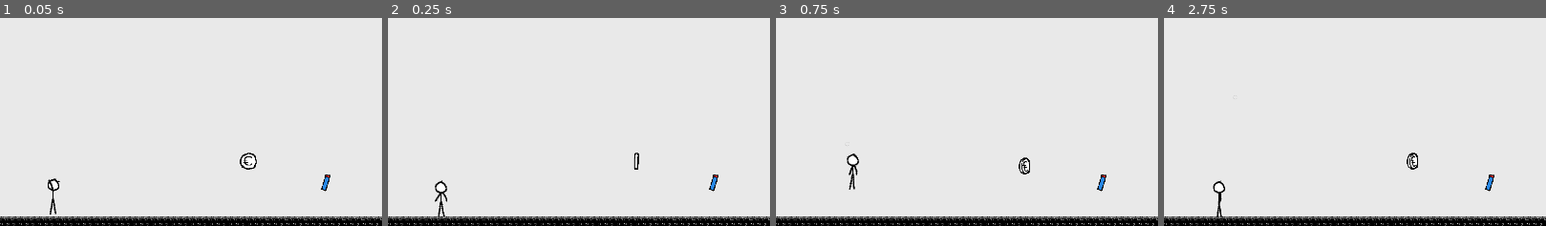
Above: before the commit, frames 1-4 (left to right).
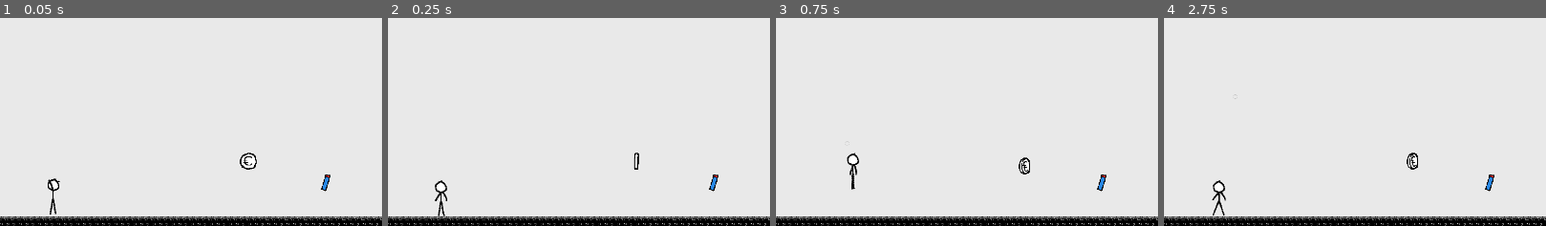
Above: after the commit, the same moments.

Repository: dennis-jung/ggj2025
Game: Godot game, scene res://scenes/tileset_test/game.tscn
Two runs of this game, one before a commit and one after it. Both use one fixed random seed, a clock stepped at 60 frames per second and the inputs below.
Inputs (mouse positions are % of the whole screen's width and height, from its top left):
- Up to frame 1 (0.05 s): no input
- Up to frame 2 (0.25 s): no input
- Up to frame 3 (0.75 s): tap Enter (ui_accept) at 0.5 s; move the mouse to (72, 43) at 0.52 s; hold Right (ui_right) from 0.53 s (still down); tap B (create_bubble) at 0.6 s; click (72, 43) at 0.67 s
- Up to frame 4 (2.75 s): tap Enter (ui_accept) at 0.77 s; release Right (ui_right) at 1.25 s; drag from (30, 54) to (9, 75) at 1.27 s; move the mouse to (60, 26) at 2.02 s; hold Left (ui_left) from 2.03 s (still down); tap U at 2.1 s
The pictures show only the part of the screen within x 0-50%, y 50-100%; the shares and areas given below are measured in that part.

Frame 1 is identical in both runs. In frame 2, 0.1% of the frame differs, in the area x 12-16%, y 77-96%; in frame 3, 0.2%; in frame 4, 0.3%, in the area x 12-19%, y 36-96%.

Commit message:
Update sticky.tscn

Diff:
--- a/scenes/sticky/sticky.tscn
+++ b/scenes/sticky/sticky.tscn
@@ -9,7 +9,7 @@
 
 [sub_resource type="CapsuleShape2D" id="CapsuleShape2D_iowla"]
 radius = 13.0
-height = 84.0
+height = 72.0
 
 [sub_resource type="Animation" id="Animation_m2bi7"]
 length = 0.001
@@ -341,6 +341,7 @@
 
 [sub_resource type="Animation" id="Animation_mnddb"]
 resource_name = "walk"
+length = 0.6
 loop_mode = 1
 tracks/0/type = "value"
 tracks/0/imported = false
@@ -349,10 +350,10 @@
 tracks/0/interp = 1
 tracks/0/loop_wrap = true
 tracks/0/keys = {
-"times": PackedFloat32Array(0, 0.3, 0.6),
-"transitions": PackedFloat32Array(1, 1, 1),
-"update": 0,
-"values": [0.0, 0.260563, 0.460369]
+"times": PackedFloat32Array(0, 0.333333),
+"transitions": PackedFloat32Array(1, 1),
+"update": 0,
+"values": [-0.262798, 0.460369]
 }
 tracks/1/type = "value"
 tracks/1/imported = false
@@ -361,10 +362,10 @@
 tracks/1/interp = 1
 tracks/1/loop_wrap = true
 tracks/1/keys = {
-"times": PackedFloat32Array(0, 0.333333, 0.6),
-"transitions": PackedFloat32Array(1, 1, 1),
-"update": 0,
-"values": [0.0, -0.166342, -0.59306]
+"times": PackedFloat32Array(0, 0.333333),
+"transitions": PackedFloat32Array(1, 1),
+"update": 0,
+"values": [0.313876, -0.59306]
 }
 tracks/2/type = "value"
 tracks/2/imported = false
@@ -373,10 +374,10 @@
 tracks/2/interp = 1
 tracks/2/loop_wrap = true
 tracks/2/keys = {
-"times": PackedFloat32Array(0, 0.3, 0.6),
-"transitions": PackedFloat32Array(1, 1, 1),
-"update": 0,
-"values": [-0.0592831, -0.298915, -0.731273]
+"times": PackedFloat32Array(0, 0.366667),
+"transitions": PackedFloat32Array(1, 1),
+"update": 0,
+"values": [0.333623, -0.731273]
 }
 tracks/3/type = "value"
 tracks/3/imported = false
@@ -385,10 +386,10 @@
 tracks/3/interp = 1
 tracks/3/loop_wrap = true
 tracks/3/keys = {
-"times": PackedFloat32Array(0, 0.3, 0.6),
-"transitions": PackedFloat32Array(1, 1, 1),
-"update": 0,
-"values": [0.0285897, 0.292951, 0.651896]
+"times": PackedFloat32Array(0, 0.366667),
+"transitions": PackedFloat32Array(1, 1),
+"update": 0,
+"values": [-0.266174, 0.651896]
 }
 tracks/4/type = "value"
 tracks/4/imported = false
@@ -397,7 +398,7 @@
 tracks/4/interp = 1
 tracks/4/loop_wrap = true
 tracks/4/keys = {
-"times": PackedFloat32Array(0, 0.5),
+"times": PackedFloat32Array(0, 0.3),
 "transitions": PackedFloat32Array(1, 1),
 "update": 0,
 "values": [-0.205949, -0.0575959]
@@ -418,7 +419,7 @@
 script = ExtResource("1_xppfj")
 
 [node name="CollisionShape2D" type="CollisionShape2D" parent="."]
-position = Vector2(8, -44)
+position = Vector2(8, -37)
 shape = SubResource("CapsuleShape2D_iowla")
 
 [node name="AnimationPlayer" type="AnimationPlayer" parent="."]
@@ -507,6 +508,7 @@
 rest = Transform2D(1, 0, 0, 1, 0, -3)
 
 [node name="left_arm" type="Bone2D" parent="polygons/Skeleton2D/hip/body"]
+scale = Vector2(1, 1)
 rest = Transform2D(1, 0, 0, 1, 0, 0)
 
 [node name="hand" type="Bone2D" parent="polygons/Skeleton2D/hip/body/left_arm"]
